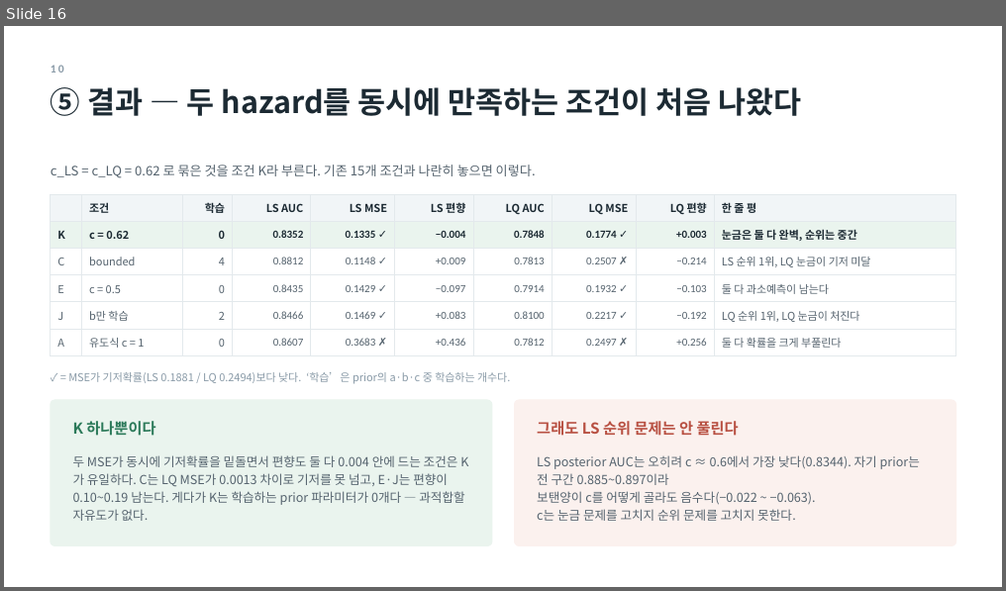
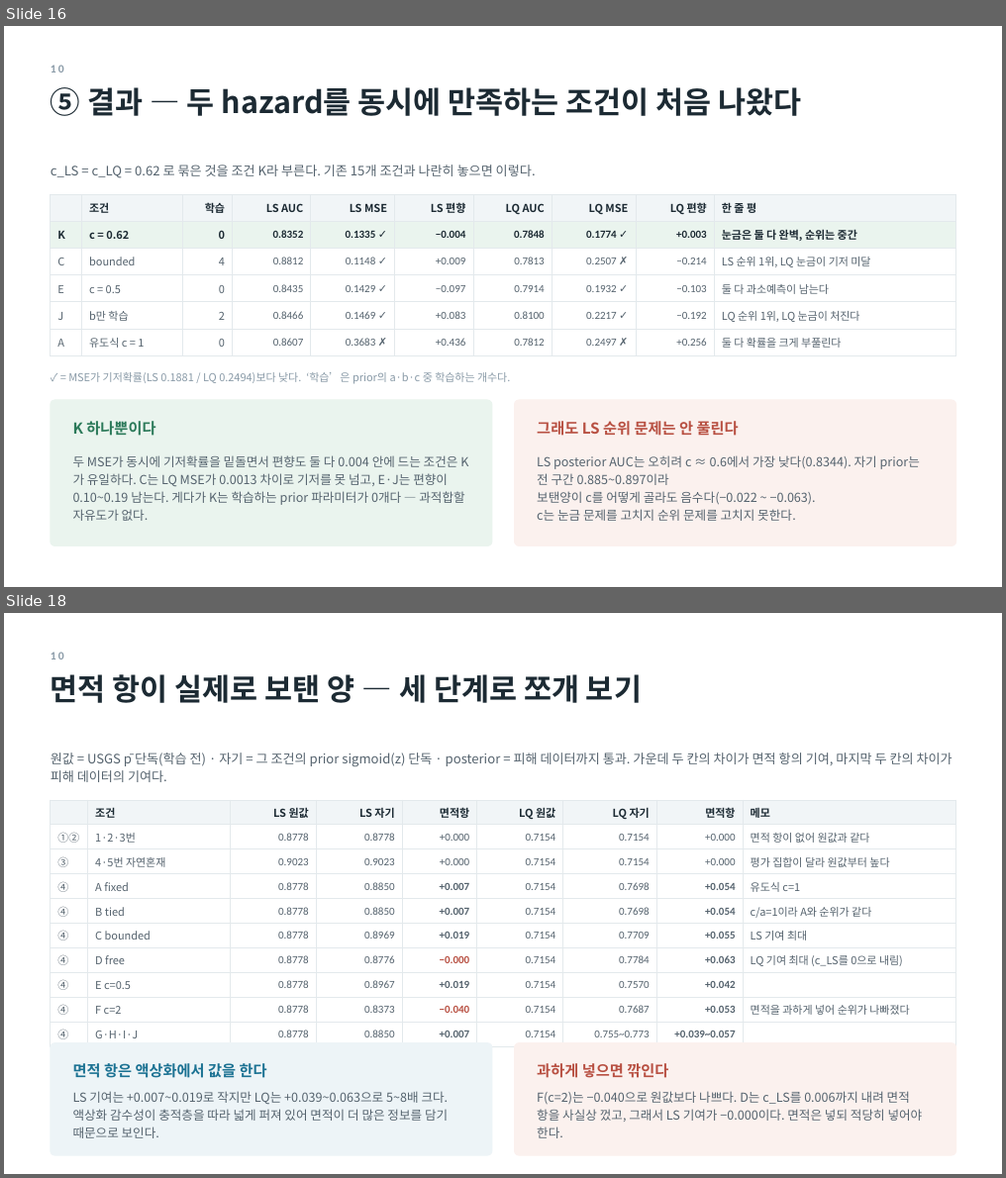
Before and after one commit to minji1217/pilotA, a slide deck: docs/후속실험3_발표.pptx. Shown one above the other, each under a label of ours: slide 16 before the commit, slides 16 and 18 after it; the slides between them are not shown. The pictures are 1006x591 and 1006x1178 pixels, drawn with LibreOffice and Linux fonts; fonts in the diff are those of the drawing. Boxes give left, top, right and bottom in pixels: in the first picture for what was removed or moved away, otherwise in the second. Text is boxed around its words. In the diff, an @@ line names an element or a change of style, - is before the commit and + after.

```diff
--- a/docs/후속실험3_발표.pptx
+++ b/docs/후속실험3_발표.pptx
@@ slide 18 added at [4,613,1002,1174], background #FFFFFF @@
@@ text added at [51,652,64,660], 11 pt, text #8A9BA8, bold @@
+10
@@ text added at [51,674,642,703], 29 pt, text #1C2A33, bold @@
+면적 항이 실제로 보탠 양 — 세 단계로 쪼개 보기
@@ text added at [51,753,952,782], 12.5 pt, text #55636E @@
+원값 = USGS p̄ 단독(학습 전) · 자기 = 그 조건의 prior sigmoid(z) 단독 · posterior = 피해 데이터까지 통과. 가운데 두 칸의 차이가 면적 항의 기여, 마지막 두 칸의 차이가 피해 데이터의 기여다.
@@ table added at [51,800,956,1044], 10 rows, 9 columns @@
+ | 조건 | LS 원값 | LS 자기 | 면적항 | LQ 원값 | LQ 자기 | 면적항 | 메모
+①② | 1·2·3번 | 0.8778 | 0.8778 | +0.000 | 0.7154 | 0.7154 | +0.000 | 면적 항이 없어 원값과 같다
+③ | 4·5번 자연혼재 | 0.9023 | 0.9023 | +0.000 | 0.7154 | 0.7154 | +0.000 | 평가 집합이 달라 원값부터 높다
+④ | A fixed | 0.8778 | 0.8850 | +0.007 | 0.7154 | 0.7698 | +0.054 | 유도식 c=1
+④ | B tied | 0.8778 | 0.8850 | +0.007 | 0.7154 | 0.7698 | +0.054 | c/a=1이라 A와 순위가 같다
+④ | C bounded | 0.8778 | 0.8969 | +0.019 | 0.7154 | 0.7709 | +0.055 | LS 기여 최대
+④ | D free | 0.8778 | 0.8776 | −0.000 | 0.7154 | 0.7784 | +0.063 | LQ 기여 최대 (c_LS를 0으로 내림)
+④ | E c=0.5 | 0.8778 | 0.8967 | +0.019 | 0.7154 | 0.7570 | +0.042 | 
+④ | F c=2 | 0.8778 | 0.8373 | −0.040 | 0.7154 | 0.7687 | +0.053 | 면적을 과하게 넣어 순위가 나빠졌다
+④ | G·H·I·J | 0.8778 | 0.8850 | +0.007 | 0.7154 | 0.755~0.773 | +0.039~0.057 | 
@@ rounded rectangle added at [51,1044,492,1156], fill #EDF4F7, outline #EDF4F7 1 pt @@
@@ rounded rectangle added at [515,1044,956,1156], fill #FBF1EE, outline #FBF1EE 1 pt @@
@@ text added at [73,1063,267,1078], 14.5 pt, text #1C7293, bold @@
+면적 항은 액상화에서 값을 한다
@@ text added at [537,1063,668,1078], 14.5 pt, text #B85042, bold @@
+과하게 넣으면 깎인다
@@ text added at [73,1091,449,1139], 12 pt, text #55636E @@
+LS 기여는 +0.007~0.019로 작지만 LQ는 +0.039~0.063으로 5~8배 크다. 액상화 감수성이 충적층을 따라 넓게 퍼져 있어 면적이 더 많은 정보를 담기 때문으로 보인다.
@@ text added at [537,1091,923,1139], 12 pt, text #55636E @@
+F(c=2)는 −0.040으로 원값보다 나쁘다. D는 c_LS를 0.006까지 내려 면적 항을 사실상 껐고, 그래서 LS 기여가 −0.000이다. 면적은 넣되 적당히 넣어야 한다.
```
Also in this commit, not shown: 1 other slide added, 3 other files.
